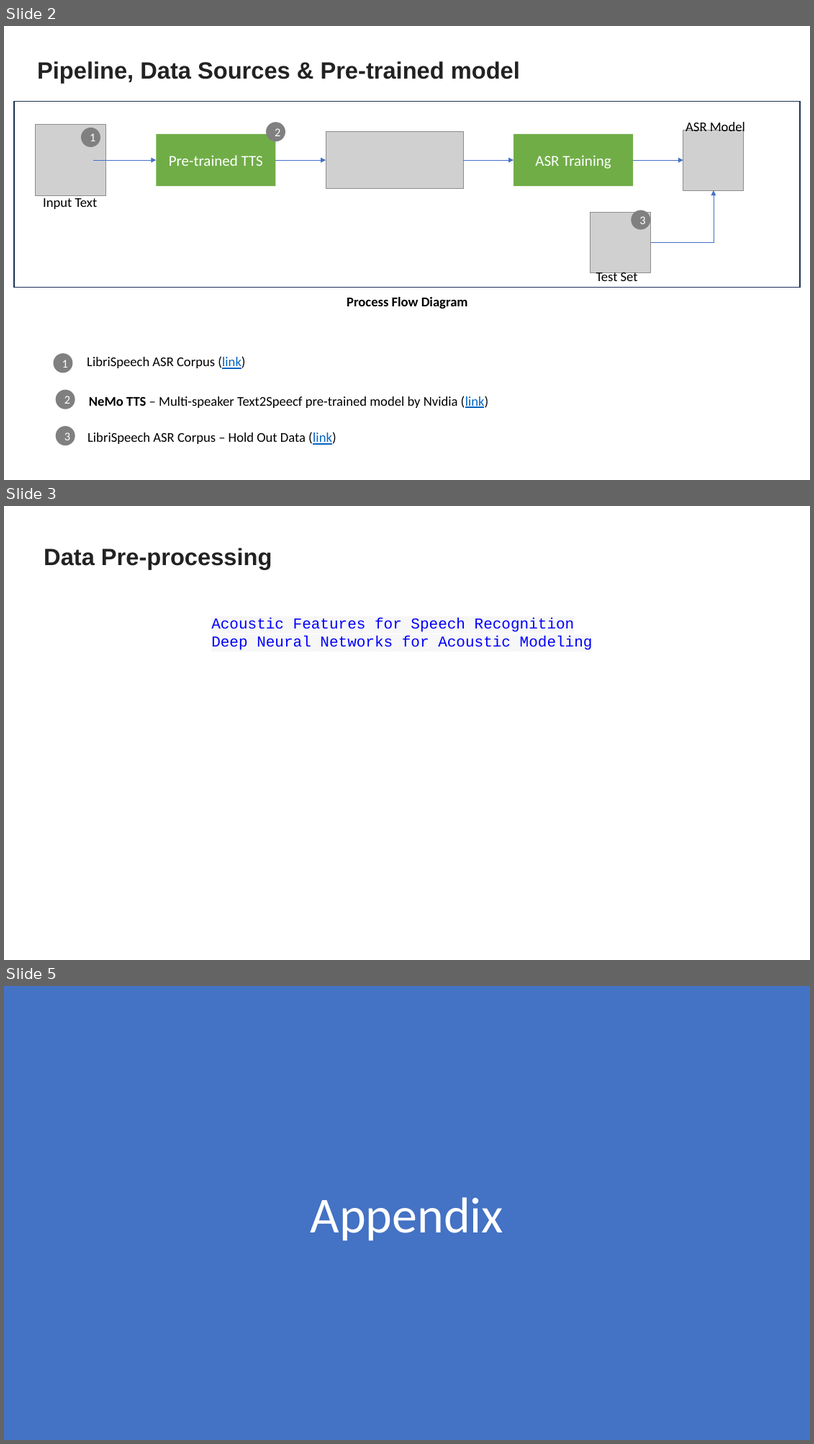
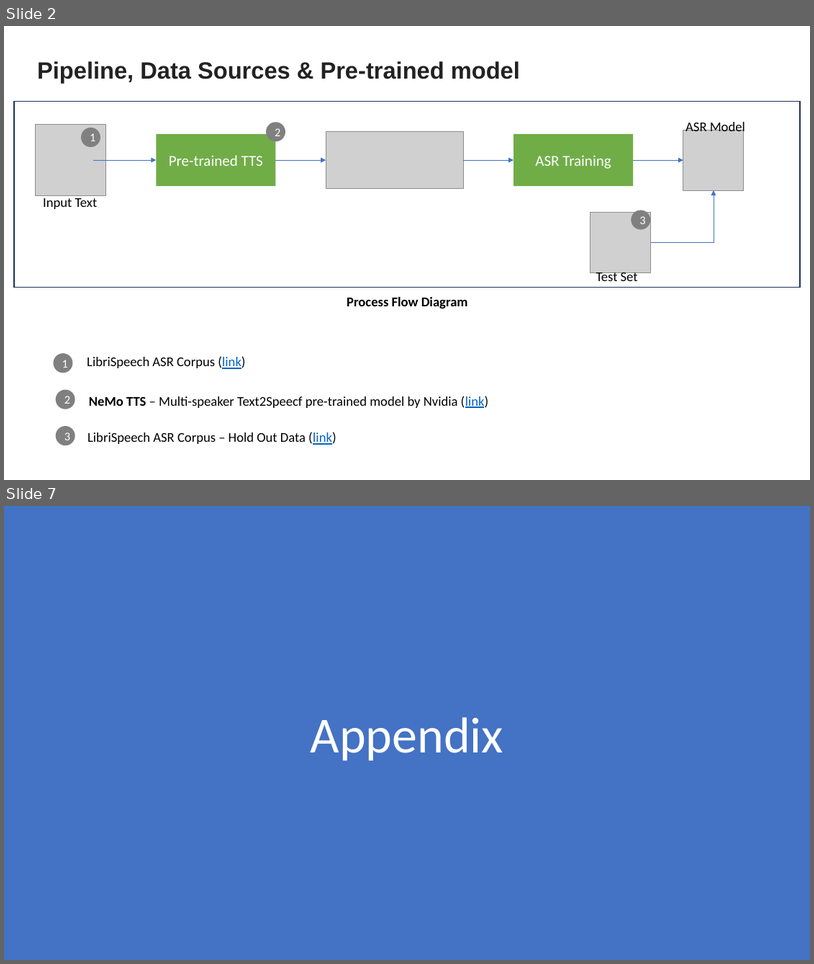
Before and after one commit to ravi-devgoblet/iisc_cohort4_group6_capstone, a slide deck: project_docs/Group 6 Capstone Project Presentation.pptx. Shown one above the other, each under a label of ours: slides 2, 3 and 5 before the commit, slides 2 and 7 after it; the slides between them are not shown. The pictures are 814x1444 and 814x964 pixels, drawn with LibreOffice and Linux fonts; fonts in the diff are those of the drawing; grey boxes stand for pictures. Boxes give left, top, right and bottom in pixels: in the first picture for what was removed or moved away, otherwise in the second. Text is boxed around its words. In the diff, an @@ line names an element or a change of style, - is before the commit and + after.

```diff
--- a/project_docs/Group 6 Capstone Project Presentation.pptx
+++ b/project_docs/Group 6 Capstone Project Presentation.pptx
@@ slide 3 removed at (4, 506, 810, 960), background #FFFFFF @@
@@ text removed at (44, 548, 273, 569) @@
-Data Pre-processing
@@ text removed at (211, 618, 593, 650) @@
-Acoustic Features for Speech Recognition
-Deep Neural Networks for Acoustic Modeling
@@ what was slide 5 is now slide 7 @@
```
Also in this commit, not shown: 1 slide changed, 4 slides added.
